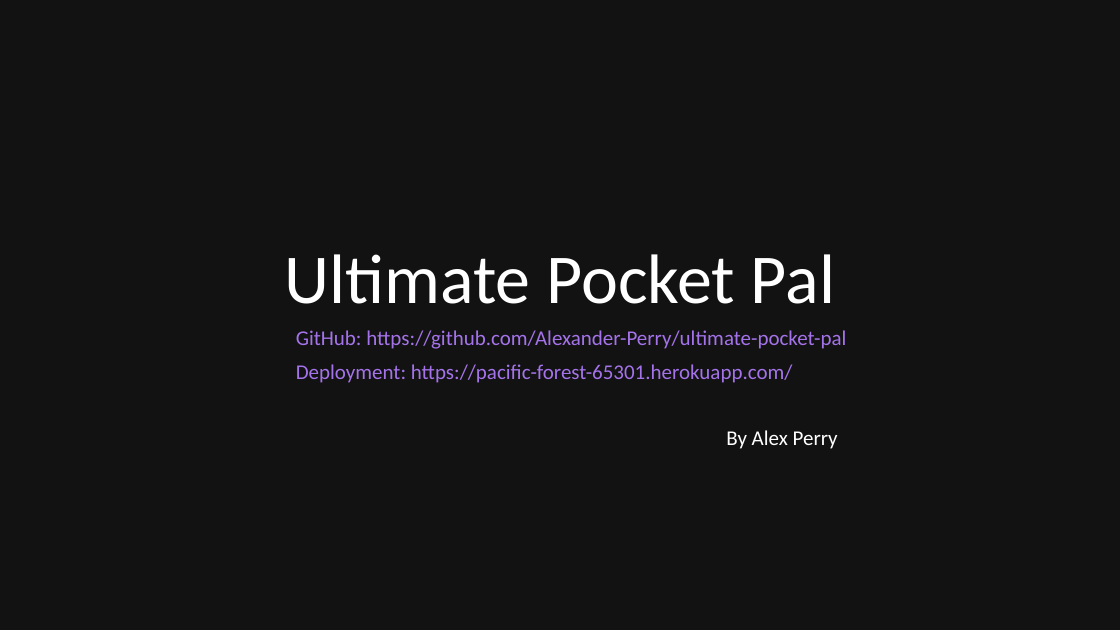
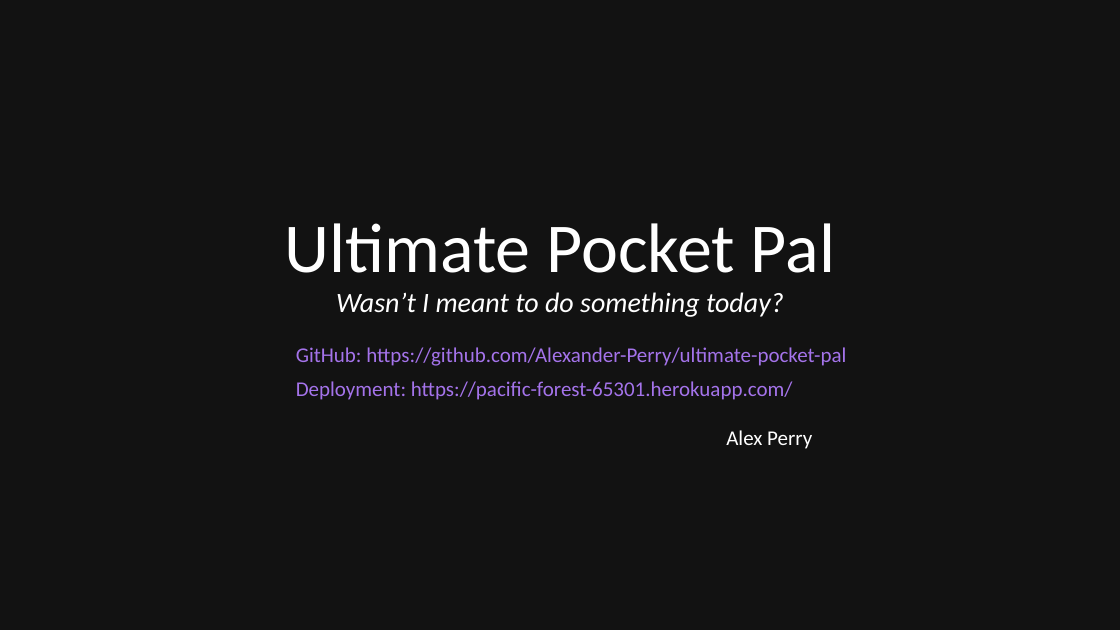
Before and after one commit to Alexander-Perry/ultimate-pocket-pal, a slide deck: slide 1 of Ultimate Pocket Pal.pptx. Drawn at 1120x630 pixels with LibreOffice and Linux fonts; fonts in the diff are those of the drawing. Boxes give left, top, right and bottom in pixels: in the first picture for what was removed or moved away, otherwise in the second. Text is boxed around its words. In the diff, an @@ line names an element or a change of style, - is before the commit and + after.

```diff
--- a/Ultimate Pocket Pal.pptx
+++ b/Ultimate Pocket Pal.pptx
@@ title at (285,223,835,317): text changed; size 60 to 24 pt; italic on @@
-Ultimate Pocket Pal
+Ultimate Pocket Pal
+Wasn’t I meant to do something today?
@@ text "GitHub: https://github.com/Alexander-Perry/ultimate-pocket-p ...": place and size @@
-text "GitHub: https://github.com/Alexander-Perry/ultimate-pocket-p ..." at (296,330,846,349)
+text "GitHub: https://github.com/Alexander-Perry/ultimate-pocket-p ..." at (296,347,846,366)
@@ text "Deployment: https://pacific-forest-65301.herokuapp.com/": place and size @@
-text "Deployment: https://pacific-forest-65301.herokuapp.com/" at (296,364,793,383)
+text "Deployment: https://pacific-forest-65301.herokuapp.com/" at (296,381,793,400)
@@ text at (726,430,812,449): text changed @@
-By Alex Perry
+Alex Perry
```
Also in this commit, not shown: 4 other slides changed, 1 slide added.
